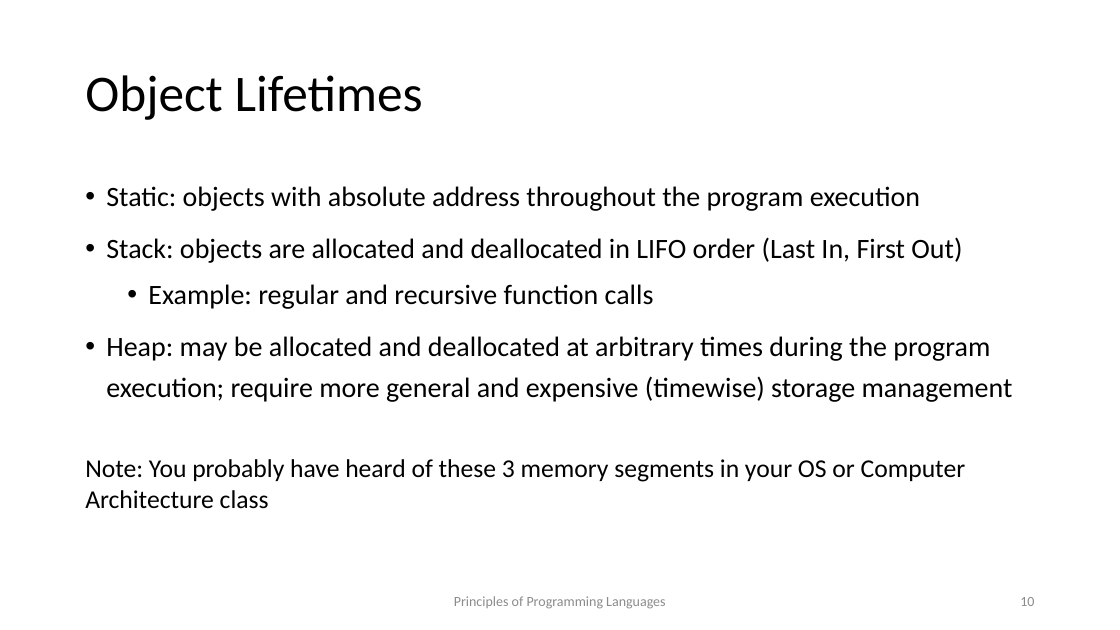
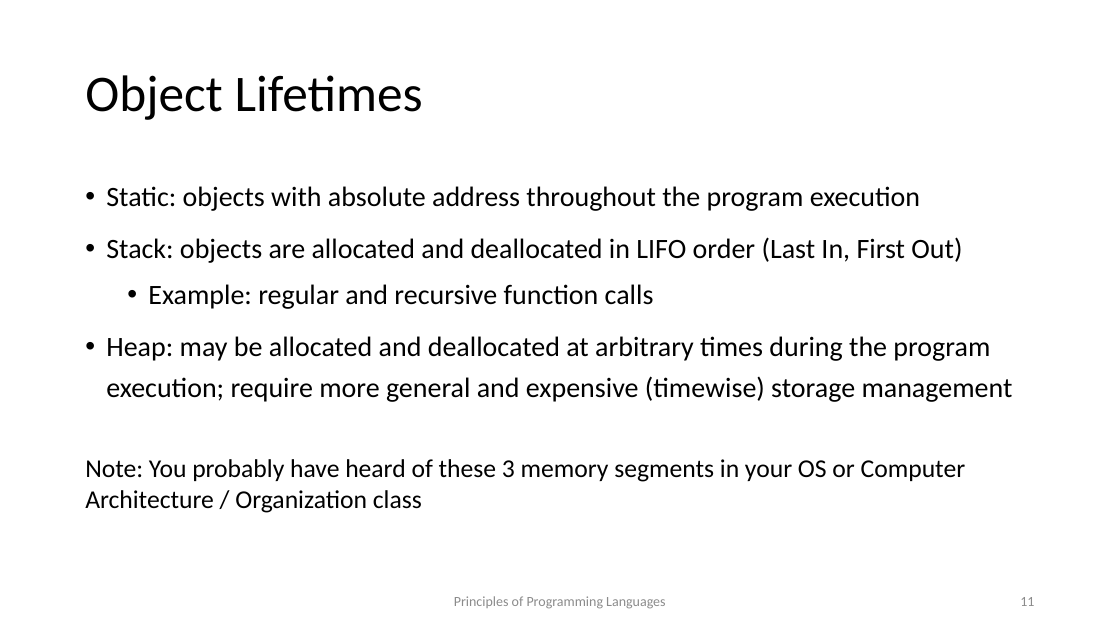
Before and after one commit to kongm/pl-design, a slide deck: slide 11 of environment.pptx (slide 10 before the commit). Drawn at 1120x630 pixels with LibreOffice and Linux fonts; fonts in the diff are those of the drawing. Boxes give left, top, right and bottom in pixels: in the first picture for what was removed or moved away, otherwise in the second. Text is boxed around its words. In the diff, an @@ line names an element or a change of style, - is before the commit and + after.

```diff
--- a/environment.pptx
+++ b/environment.pptx
@@ text at bbox=[85, 459, 965, 513]: text changed @@
-Note: You probably have heard of these 3 memory segments in your OS or Computer Architecture class
+Note: You probably have heard of these 3 memory segments in your OS or Computer Architecture / Organization class
@@ page number at bbox=[1020, 597, 1034, 606]: text changed @@
-10
+11
```
Also in this commit, not shown: 10 other slides changed, 1 slide added, 1 other file.
